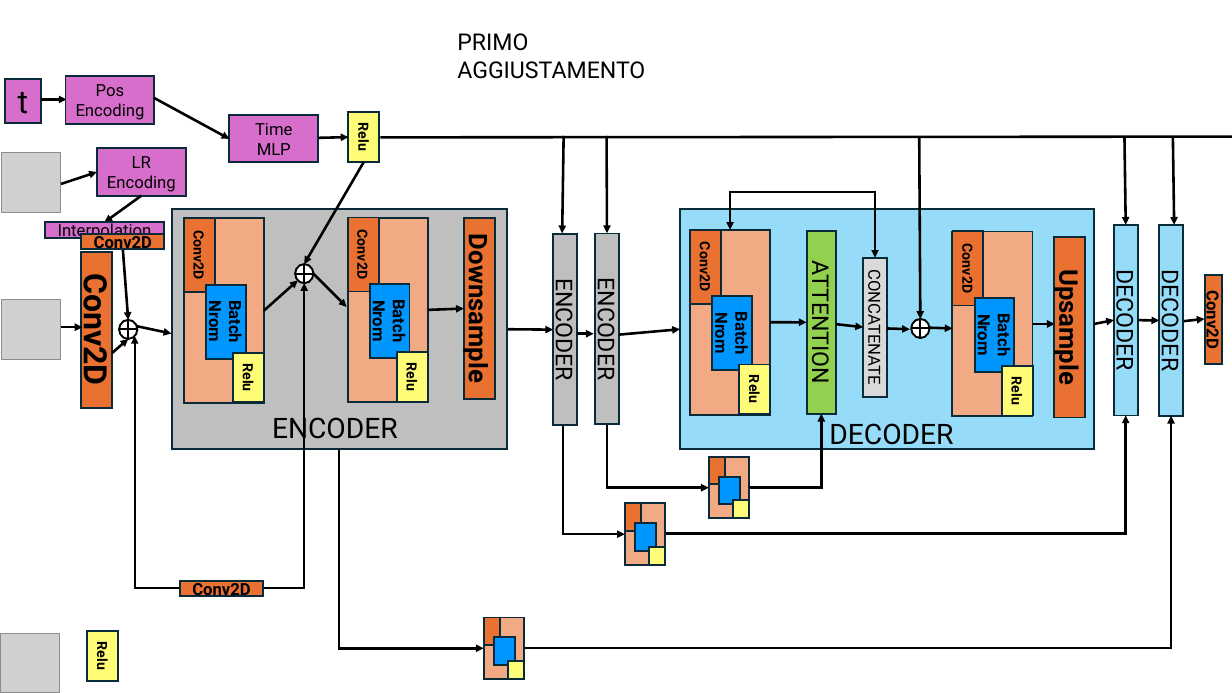
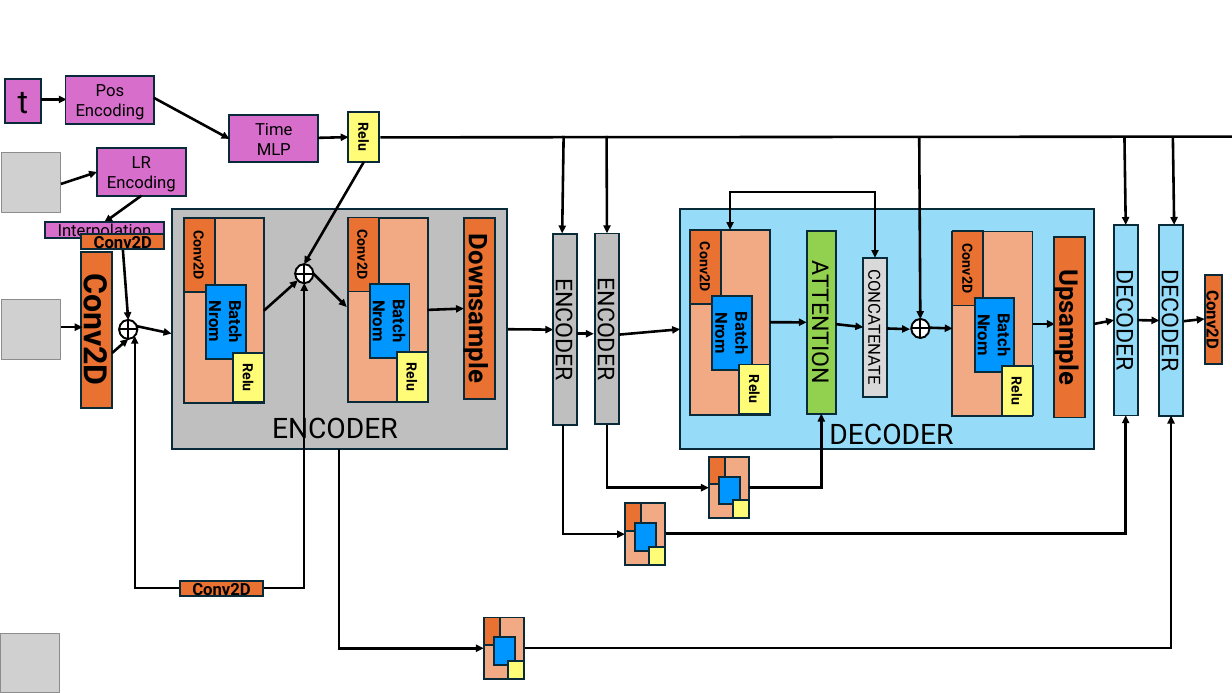
Before and after one commit to AdrianoEttari/pansharpening, a slide deck: slide 4 of models_representation.pptx (slide 5 before the commit). Drawn at 1232x693 pixels with LibreOffice and Linux fonts; fonts in the diff are those of the drawing; grey boxes stand for pictures. Boxes give left, top, right and bottom in pixels: in the first picture for what was removed or moved away, otherwise in the second. Text is boxed around its words. In the diff, an @@ line names an element or a change of style, - is before the commit and + after.

```diff
--- a/models_representation.pptx
+++ b/models_representation.pptx
@@ text removed at (457, 33, 645, 79) @@
-PRIMO AGGIUSTAMENTO
@@ rectangle removed at (88, 631, 118, 680) @@
-Relu
```
Also in this commit, not shown: 2 slides removed, 4 other files.
